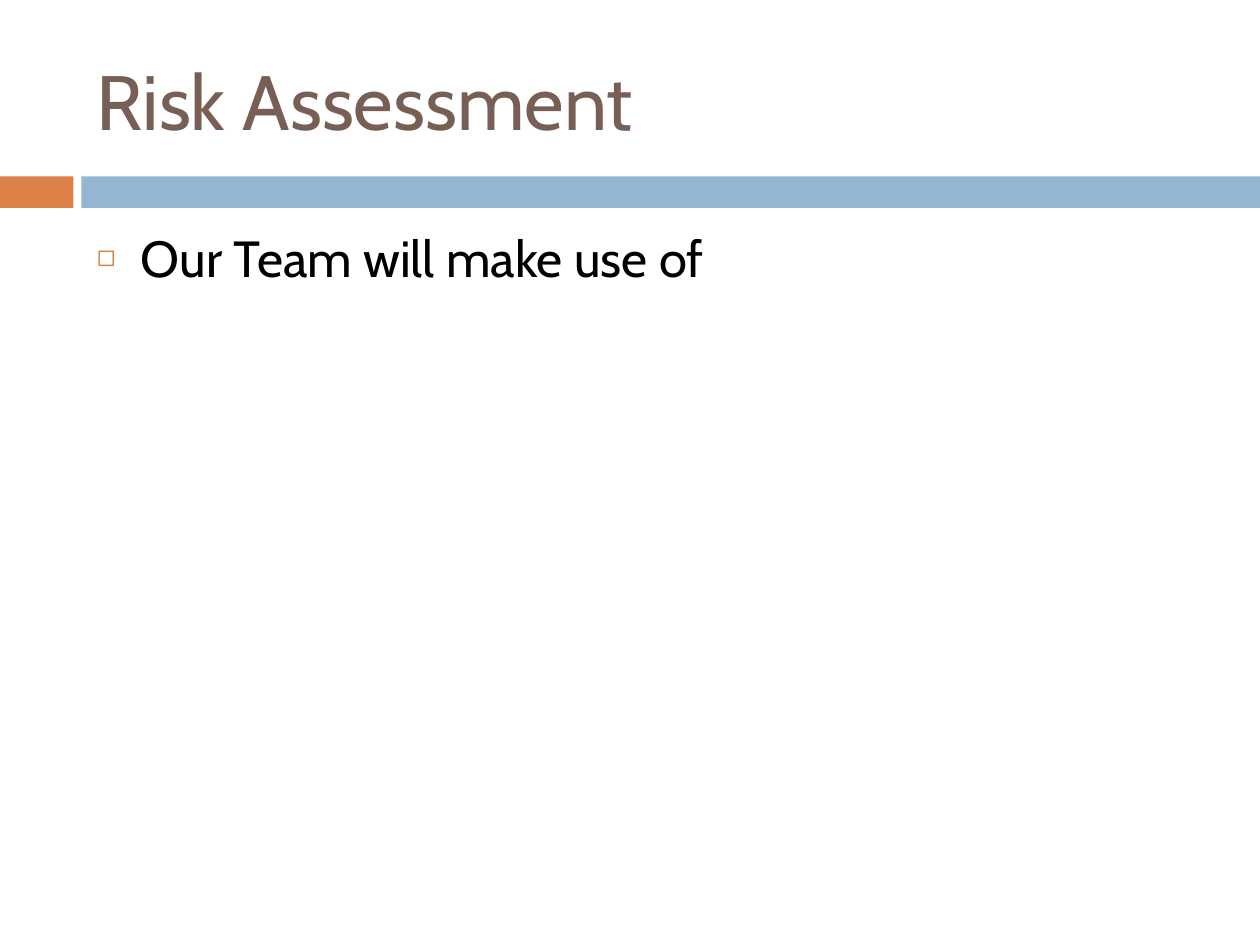
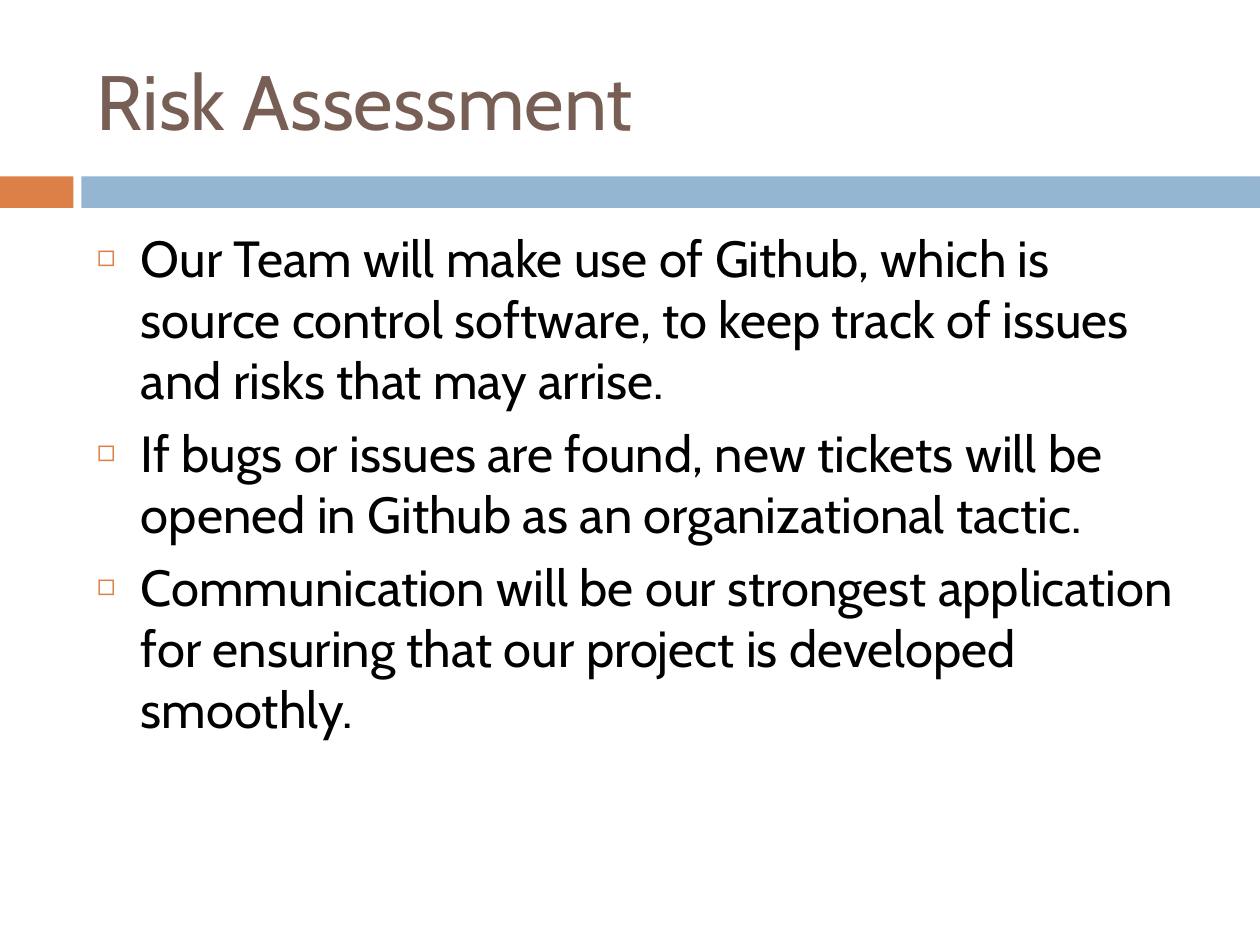
Before and after one commit to CS3365-01/PowerPoints, a slide deck: slide 10 of Project Intro.pptx. Drawn at 1260x945 pixels with LibreOffice and Linux fonts; fonts in the diff are those of the drawing. Boxes give left, top, right and bottom in pixels: in the first picture for what was removed or moved away, otherwise in the second. Text is boxed around its words. In the diff, an @@ line names an element or a change of style, - is before the commit and + after.

Commit message:
Minor revisions.

```diff
--- a/Project Intro.pptx
+++ b/Project Intro.pptx
@@ text at [141, 239, 1173, 739]: text changed @@
-◻ Our Team will make use of
+◻ Our Team will make use of Github, which is source control software, to keep track of issues and risks that may arrise.
+◻ If bugs or issues are found, new tickets will be opened in Github as an organizational tactic.
+◻ Communication will be our strongest application for ensuring that our project is developed smoothly.
```
